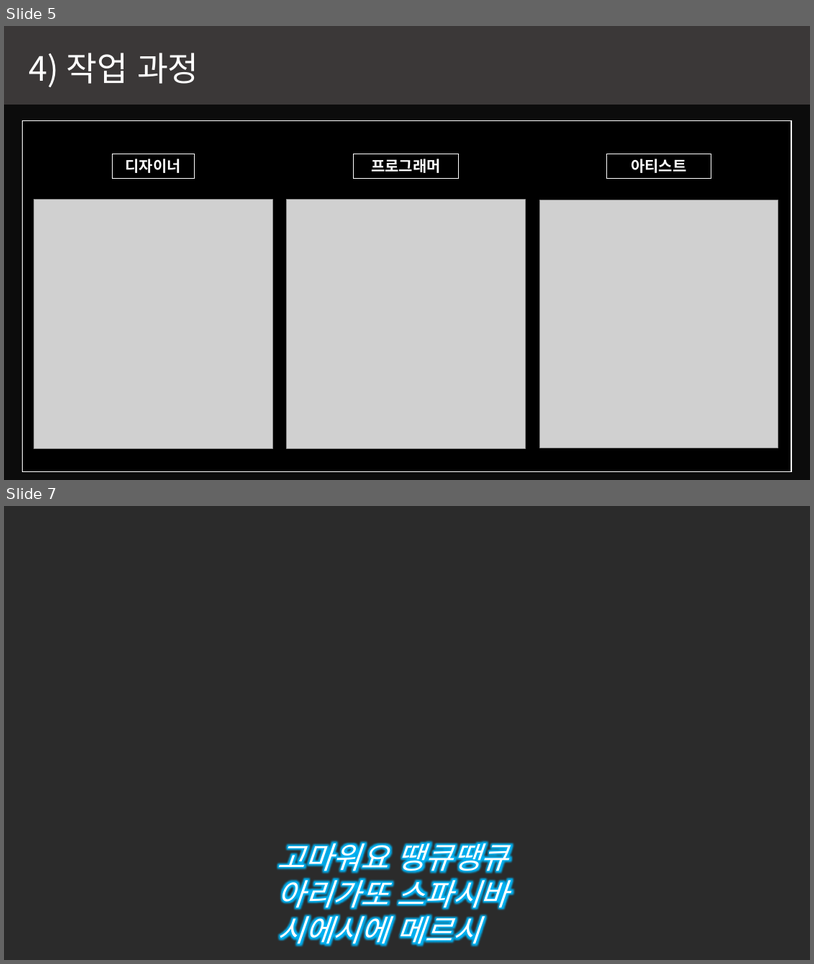
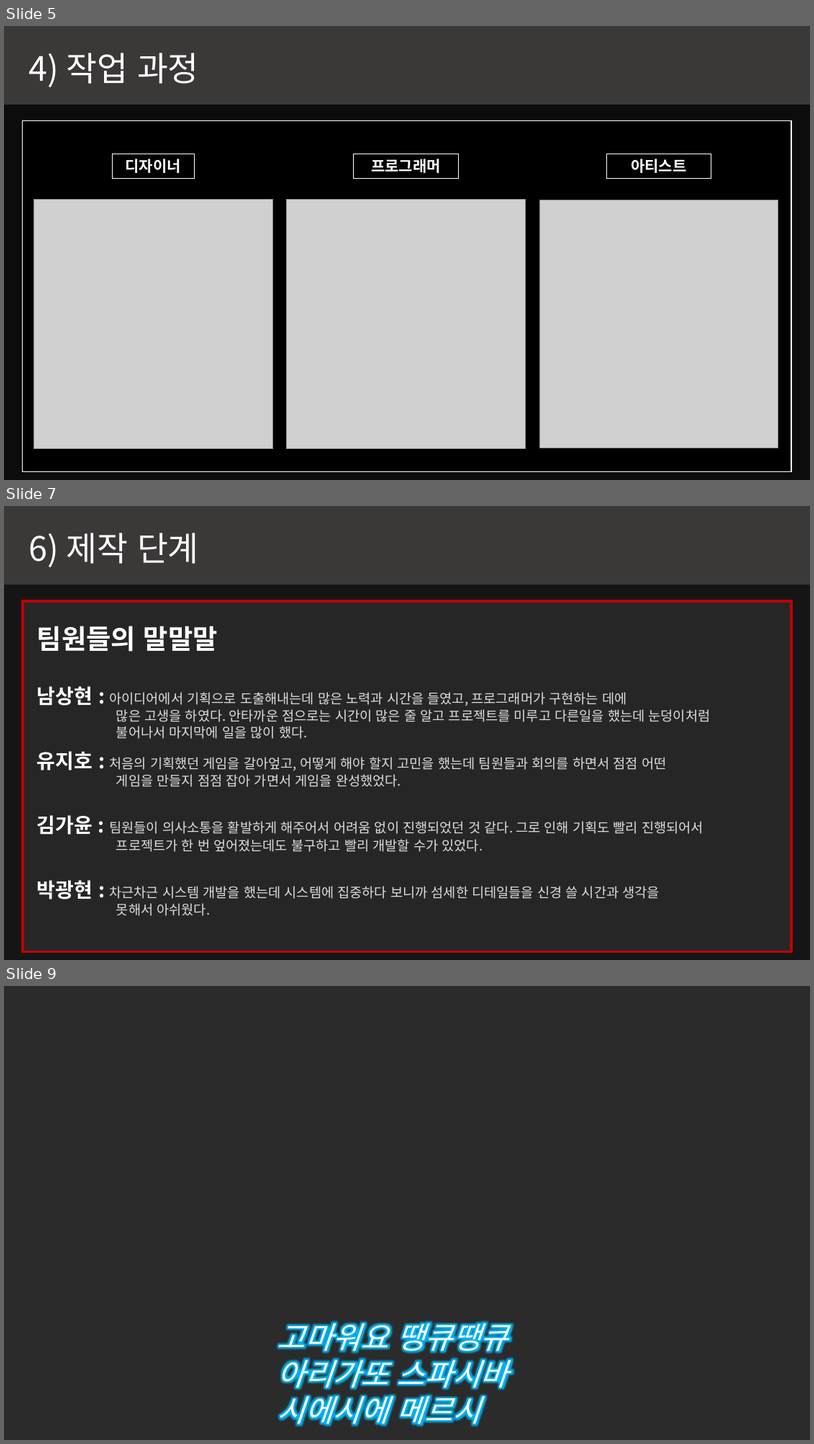
Before and after one commit to kjpark102312/Jagu_Agis, a slide deck: Presentation/AGIS 발표자료.pptx. Shown one above the other, each under a label of ours: slides 5 and 7 before the commit, slides 5, 7 and 9 after it; the slides between them are not shown. The pictures are 814x964 and 814x1444 pixels, drawn with LibreOffice and Linux fonts; fonts in the diff are those of the drawing; grey boxes stand for pictures; background and template pictures are left out; a plain dark background stands for a picture behind light text. Boxes give left, top, right and bottom in pixels: in the first picture for what was removed or moved away, otherwise in the second. Text is boxed around its words. In the diff, an @@ line names an element or a change of style, - is before the commit and + after.

```diff
--- a/Presentation/AGIS 발표자료.pptx
+++ b/Presentation/AGIS 발표자료.pptx
@@ slide 7 added at (x1=4, y1=506, x2=810, y2=960), background picture (left out) @@
@@ rectangle added at (x1=4, y1=506, x2=810, y2=960), fill #000000 at 50% opacity @@
@@ rectangle added at (x1=4, y1=506, x2=810, y2=584), fill #3B3838 @@
@@ text added at (x1=28, y1=533, x2=199, y2=567), 40 pt, text #FFFFFF @@
+6) 제작 단계
@@ rectangle added at (x1=23, y1=601, x2=792, y2=951), fill #262626, outline #C00000 3 pt @@
@@ text added at (x1=37, y1=626, x2=218, y2=651), 32 pt, text #FFFFFF, bold @@
+팀원들의 말말말
@@ text added at (x1=37, y1=686, x2=711, y2=739), 16 pt, text #DCDDDE @@
+남상현 : 아이디어에서 기획으로 도출해내는데 많은 노력과 시간을 들였고, 프로그래머가 구현하는 데에
+많은 고생을 하였다. 안타까운 점으로는 시간이 많은 줄 알고 프로젝트를 미루고 다른일을 했는데 눈덩이처럼
+불어나서 마지막에 일을 많이 했다.
@@ text added at (x1=37, y1=751, x2=666, y2=787), 16 pt, text #DCDDDE @@
+유지호 : 처음의 기획했던 게임을 갈아엎고, 어떻게 해야 할지 고민을 했는데 팀원들과 회의를 하면서 점점 어떤
+게임을 만들지 점점 잡아 가면서 게임을 완성했었다.
@@ text added at (x1=37, y1=815, x2=704, y2=852), 16 pt, text #DCDDDE @@
+김가윤 : 팀원들이 의사소통을 활발하게 해주어서 어려움 없이 진행되었던 것 같다. 그로 인해 기획도 빨리 진행되어서
+프로젝트가 한 번 엎어졌는데도 불구하고 빨리 개발할 수가 있었다.
@@ text added at (x1=37, y1=880, x2=660, y2=916), 16 pt, text #DCDDDE @@
+박광현 : 차근차근 시스템 개발을 했는데 시스템에 집중하다 보니까 섬세한 디테일들을 신경 쓸 시간과 생각을
+못해서 아쉬웠다.
@@ what was slide 7 is now slide 9 @@
```
Also in this commit, not shown: 1 slide changed, 1 other slide added, 1 other file.
